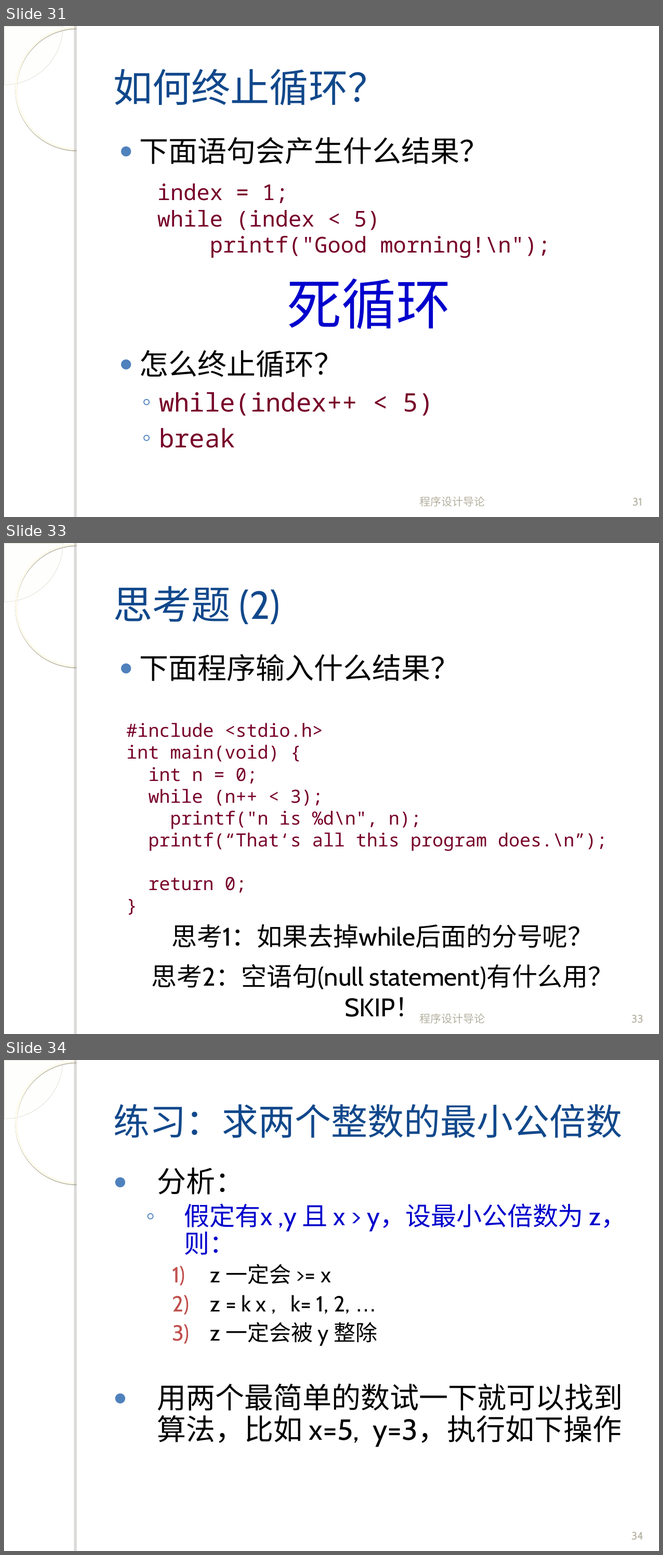
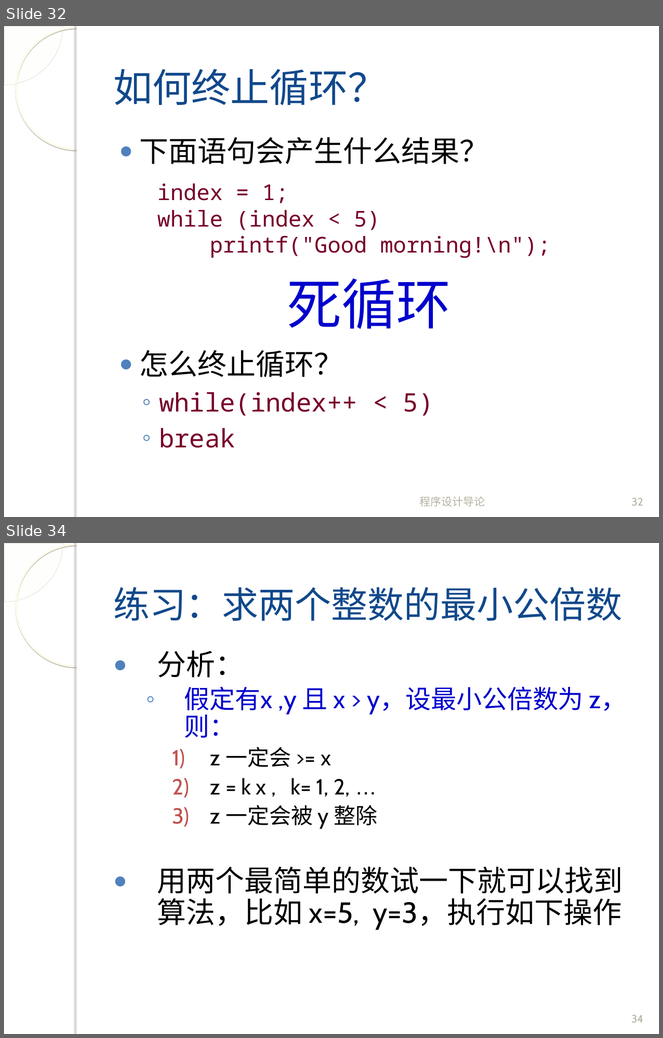
Before and after one commit to fanju1984/introduction-to-programming, a slide deck: introduction-to-programming/slides/2017/04-Control-Statement-2.ppt. Shown one above the other, each under a label of ours: slides 31, 33 and 34 before the commit, slides 32 and 34 after it; the slides between them are not shown. The pictures are 663x1555 and 663x1038 pixels, drawn with LibreOffice and Linux fonts; fonts in the diff are those of the drawing; background and template pictures are left out. Boxes give left, top, right and bottom in pixels: in the first picture for what was removed or moved away, otherwise in the second. Text is boxed around its words. In the diff, an @@ line names an element or a change of style, - is before the commit and + after.

```diff
--- a/introduction-to-programming/slides/2017/04-Control-Statement-2.ppt
+++ b/introduction-to-programming/slides/2017/04-Control-Statement-2.ppt
@@ slide 33 removed at (4,543,659,1034), background picture (left out); not listed: 4 template elements that a slide beside it also shows @@
@@ title removed at (113,586,281,625) @@
-思考题 (2)
@@ text removed at (139,654,460,681) @@
-● 下面程序输入什么结果？
@@ text removed at (126,723,607,893) @@
-#include <stdio.h>
-int main(void) {
-int n = 0;
-while (n++ < 3);
-printf("n is %d\n", n);
-printf(“That‘s all this program does.\n”);
-return 0;
-}
@@ text removed at (172,924,594,948) @@
-  思考1：如果去掉while后面的分号呢？
@@ text removed at (152,964,614,1022) @@
-  思考2：空语句(null statement)有什么用？SKIP！
@@ text removed at (420,1014,486,1024) @@
-程序设计导论
@@ page number removed at (632,1015,644,1023) @@
-33
@@ what was slide 31 is now slide 32 @@
@@ page number at (632,498,643,506): text changed @@
-31
+32
```
Also in this commit, not shown: 3 slides changed, 1 slide added.
